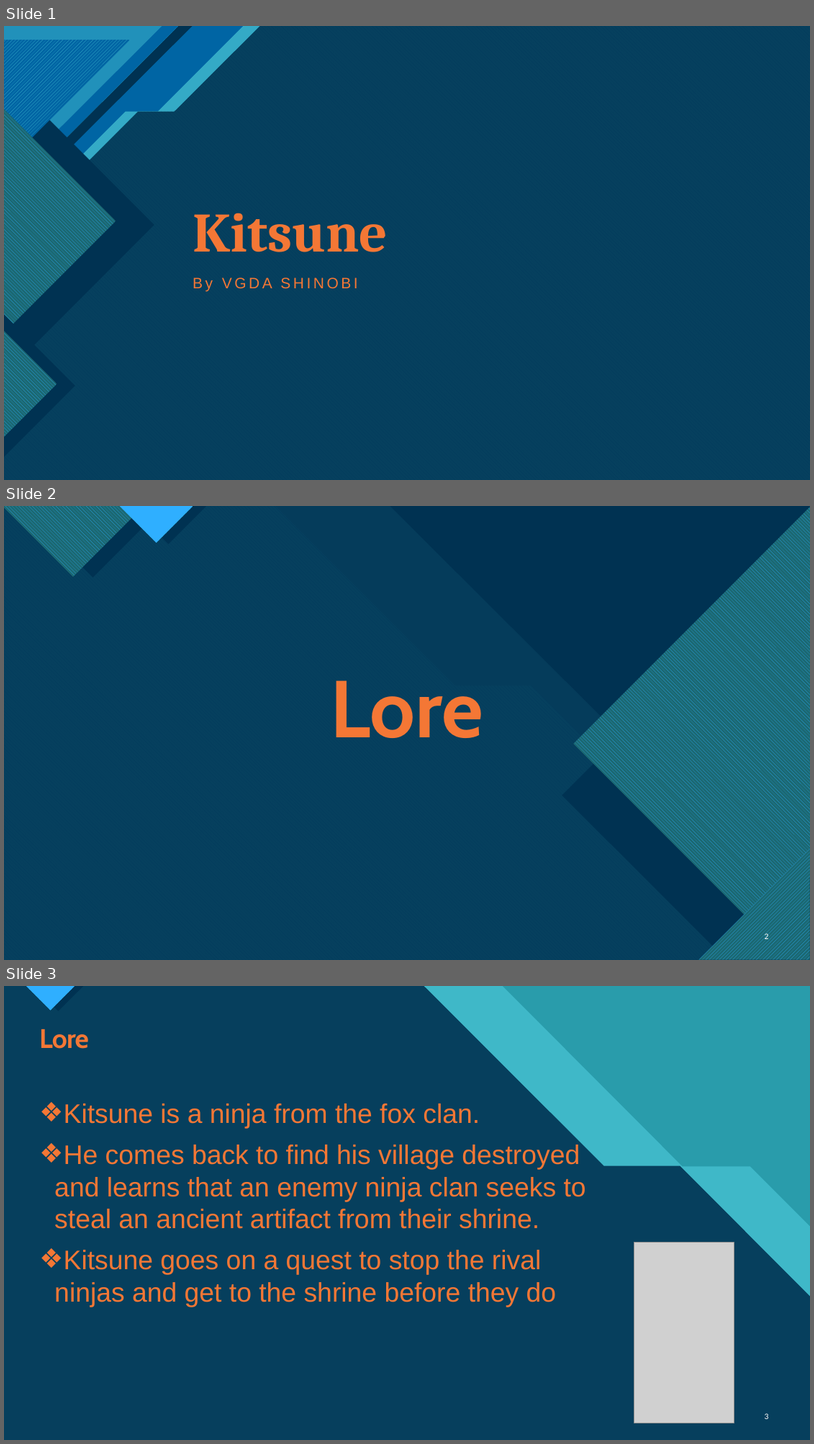
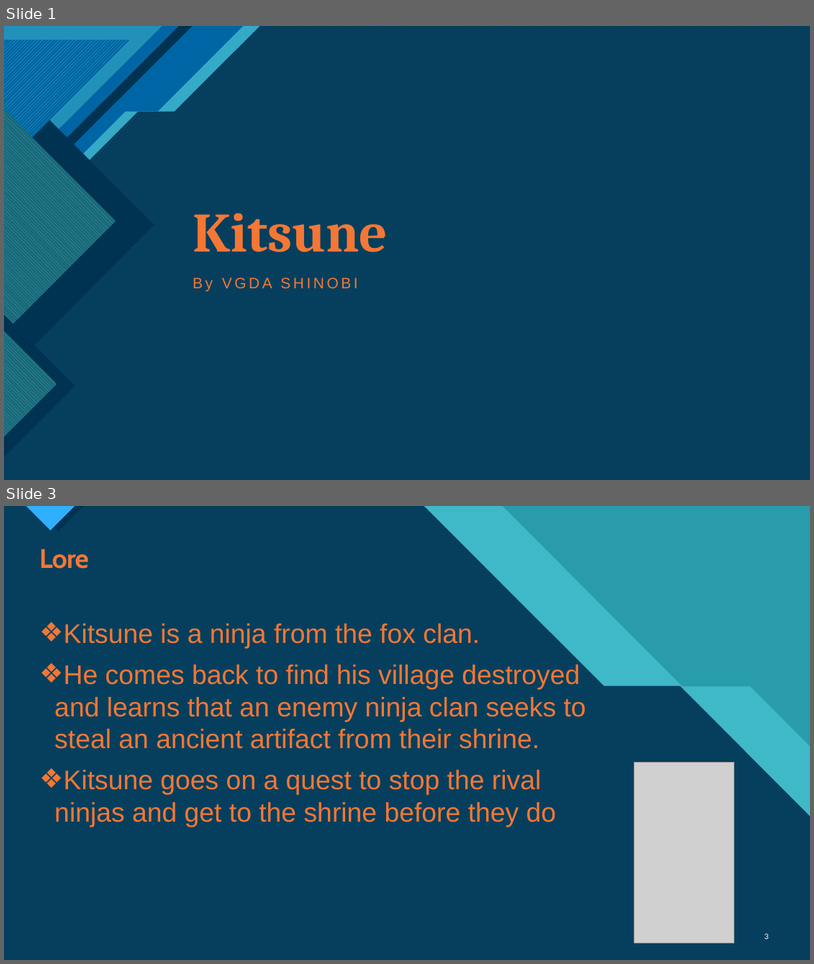
Before and after one commit to RuuchSamic/vgda-shinobi, a slide deck: Kitsune Prototype Powerpoint.pptx. Shown one above the other, each under a label of ours: slides 1, 2 and 3 before the commit, slides 1 and 3 after it; the slides between them are not shown. The pictures are 814x1444 and 814x964 pixels, drawn with LibreOffice and Linux fonts; fonts in the diff are those of the drawing; grey boxes stand for pictures. Boxes give left, top, right and bottom in pixels: in the first picture for what was removed or moved away, otherwise in the second. Text is boxed around its words. In the diff, an @@ line names an element or a change of style, - is before the commit and + after.

```diff
--- a/Kitsune Prototype Powerpoint.pptx
+++ b/Kitsune Prototype Powerpoint.pptx
@@ slide 2 removed at box(4, 506, 810, 960), background #FFFFFF; not listed: 10 template elements that a slide beside it also shows @@
@@ rectangle removed at box(4, 506, 810, 960) @@
@@ freeform shape removed at box(4, 506, 810, 960) @@
@@ freeform shape removed at box(4, 506, 805, 960) @@
@@ freeform shape removed at box(4, 506, 144, 577) @@
@@ freeform shape removed at box(21, 506, 165, 578) @@
@@ freeform shape removed at box(119, 506, 194, 543) @@
@@ freeform shape removed at box(130, 506, 207, 544) @@
@@ right triangle removed at box(391, 506, 810, 924) @@
@@ freeform shape removed at box(574, 506, 810, 960) @@
@@ freeform shape removed at box(562, 548, 810, 960) @@
@@ title removed at box(330, 680, 484, 738) @@
-Lore
@@ freeform shape removed at box(699, 849, 810, 960) @@
@@ freeform shape removed at box(728, 878, 810, 960) @@
@@ page number removed at box(765, 933, 769, 939) @@
-2
```
Also in this commit, not shown: 1 slide added, 2 other slides removed, 2 other files.
